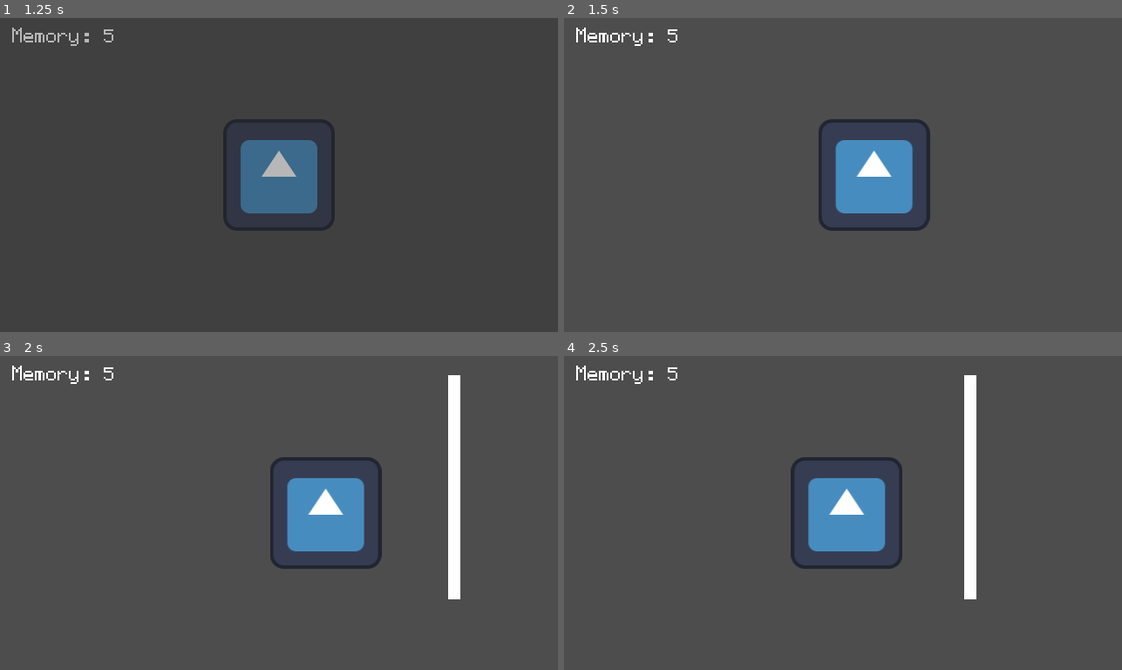
Above: before the commit, frames 1-4 (two rows, left to right).
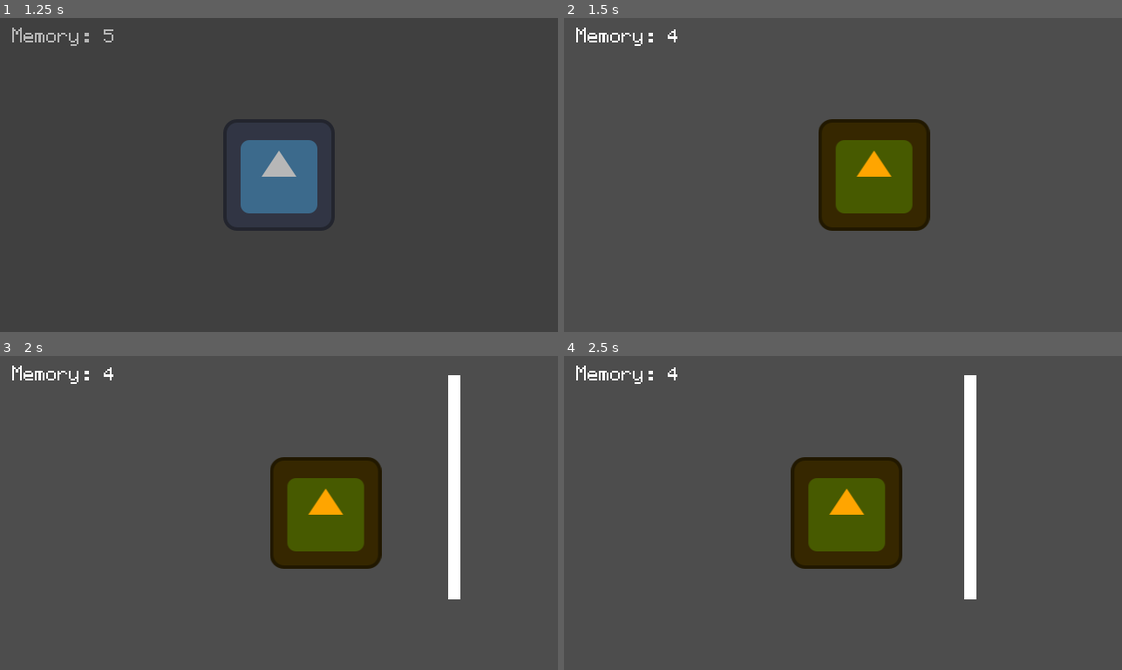
Above: after the commit, the same moments.

Repository: FastEverLast/testgame
Game: Godot game, scene res://scenes/menu/main_menu.tscn
Two runs of this game, one before a commit and one after it. Both use one fixed random seed, a clock stepped at 60 frames per second and the inputs below. The engine's default icon, where the game draws it, is replaced by a stand-in: a white triangle on a blue panel in a dark square.
Inputs (mouse positions are in pixels of both pictures, inside the frame that each line leads up to):
- Up to frame 1 (1.25 s): click "Start Game" at 0.5 s
- Up to frame 2 (1.5 s): move the mouse to (965, 159) at 1.27 s; hold D (move_right) from 1.28 s (still down); hold 3 (form_cat, bound only after the commit) from 1.28 s (still down); click (965, 159) at 1.42 s
- Up to frame 3 (2 s): keep holding D (move_right); keep holding 3 (form_cat, bound only after the commit)
- Up to frame 4 (2.5 s): release D (move_right) at 2 s; release 3 (form_cat, bound only after the commit) at 2 s; drag from (731, 528) to (815, 575) at 2.02 s

Frame 1 is identical in both runs. In frame 2, 7.1% of the frame differs, in the area x 18-66%, y 3-68%; in frame 3, 7.1%; in frame 4, 7.1%, in the area x 18-61%, y 3-68%.

Commit message:
test

Diff:
--- a/project.godot
+++ b/project.godot
@@ -73,11 +73,6 @@
 "events": [Object(InputEventKey,"resource_local_to_scene":false,"resource_name":"","device":-1,"window_id":0,"alt_press …(191 unchanged characters)…
 ]
 }
-from_cat={
-"deadzone": 0.2,
-"events": [Object(InputEventKey,"resource_local_to_scene":false,"resource_name":"","device":-1,"window_id":0,"alt_pressed":false,"shift_pressed":false,"ctrl_pressed":false,"meta_pressed":false,"pressed":false,"keycode":0,"physical_keycode":51,"key_label":0,"unicode":51,"location":0,"echo":false,"script":null)
-]
-}
 form_statue={
 "deadzone": 0.2,
 "events": [Object(InputEventKey,"resource_local_to_scene":false,"resource_name":"","device":-1,"window_id":0,"alt_press …(191 unchanged characters)…
@@ -96,6 +91,11 @@
 wheel_open={
 "deadzone": 0.2,
 "events": [Object(InputEventKey,"resource_local_to_scene":false,"resource_name":"","device":-1,"window_id":0,"alt_press …(195 unchanged characters)…
+]
+}
+form_cat={
+"deadzone": 0.2,
+"events": [Object(InputEventKey,"resource_local_to_scene":false,"resource_name":"","device":-1,"window_id":0,"alt_pressed":false,"shift_pressed":false,"ctrl_pressed":false,"meta_pressed":false,"pressed":false,"keycode":0,"physical_keycode":51,"key_label":0,"unicode":51,"location":0,"echo":false,"script":null)
 ]
 }
 
--- a/scenes/menu/main_menu.tscn
+++ b/scenes/menu/main_menu.tscn
@@ -189,6 +189,7 @@
 grow_horizontal = 2
 grow_vertical = 0
 metadata/_tc_offline_added = true
+metadata/_tc_uuid = "6534312461615167906"
 
 [node name="OptionsTitle" type="Label" parent="Options" unique_id=113181950]
 layout_mode = 1
@@ -202,6 +203,7 @@
 horizontal_alignment = 1
 vertical_alignment = 1
 metadata/_tc_offline_added = true
+metadata/_tc_uuid = "3155903036551064918"
 
 [node name="Back" type="Button" parent="Options" unique_id=189011263]
 layout_mode = 0
@@ -244,6 +246,7 @@
 script = ExtResource("5_hj162")
 audio_bus_name = "SFX"
 metadata/_tc_offline_added = true
+metadata/_tc_uuid = "2472289418470995041"
 
 [node name="Music" type="HSlider" parent="Options" unique_id=672029691]
 layout_mode = 1
@@ -267,6 +270,7 @@
 script = ExtResource("5_hj162")
 audio_bus_name = "Music"
 metadata/_tc_offline_added = true
+metadata/_tc_uuid = "7808712815453683733"
 
 [node name="Fullscreen" type="CheckButton" parent="Options" unique_id=1623259696]
 layout_mode = 0
@@ -279,6 +283,7 @@
 text = "Fullscreen"
 script = ExtResource("6_xn6kt")
 metadata/_tc_offline_added = true
+metadata/_tc_uuid = "3170560454679537247"
 
 [node name="LabelSFX" type="Label" parent="Options" unique_id=552716124]
 layout_mode = 0
@@ -290,6 +295,7 @@
 theme_override_font_sizes/font_size = 24
 text = "SFX"
 metadata/_tc_offline_added = true
+metadata/_tc_uuid = "7665981080175522063"
 
 [node name="LabelMusic" type="Label" parent="Options" unique_id=868734418]
 layout_mode = 0
@@ -301,6 +307,7 @@
 theme_override_font_sizes/font_size = 24
 text = "Music"
 metadata/_tc_offline_added = true
+metadata/_tc_uuid = "3011622451298703367"
 
 [connection signal="pressed" from="VBoxContainer/StartGame" to="." method="_on_start_game_pressed"]
 [connection signal="pressed" from="VBoxContainer/Options" to="." method="_on_options_pressed"]
